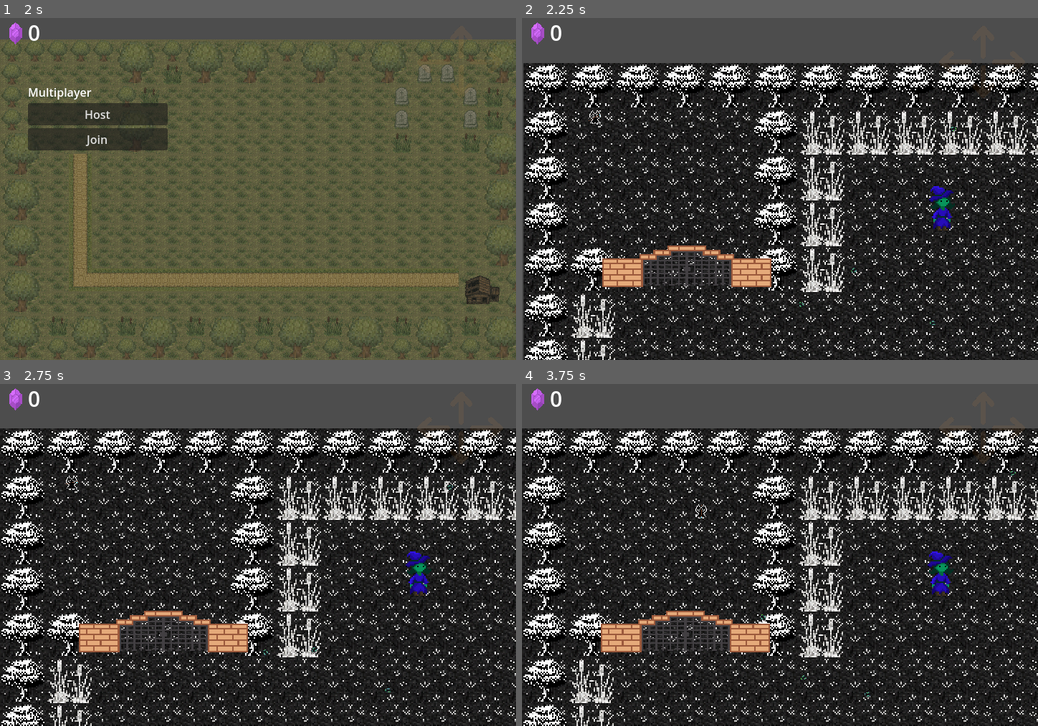
Above: before the commit, frames 1-4 (two rows, left to right).
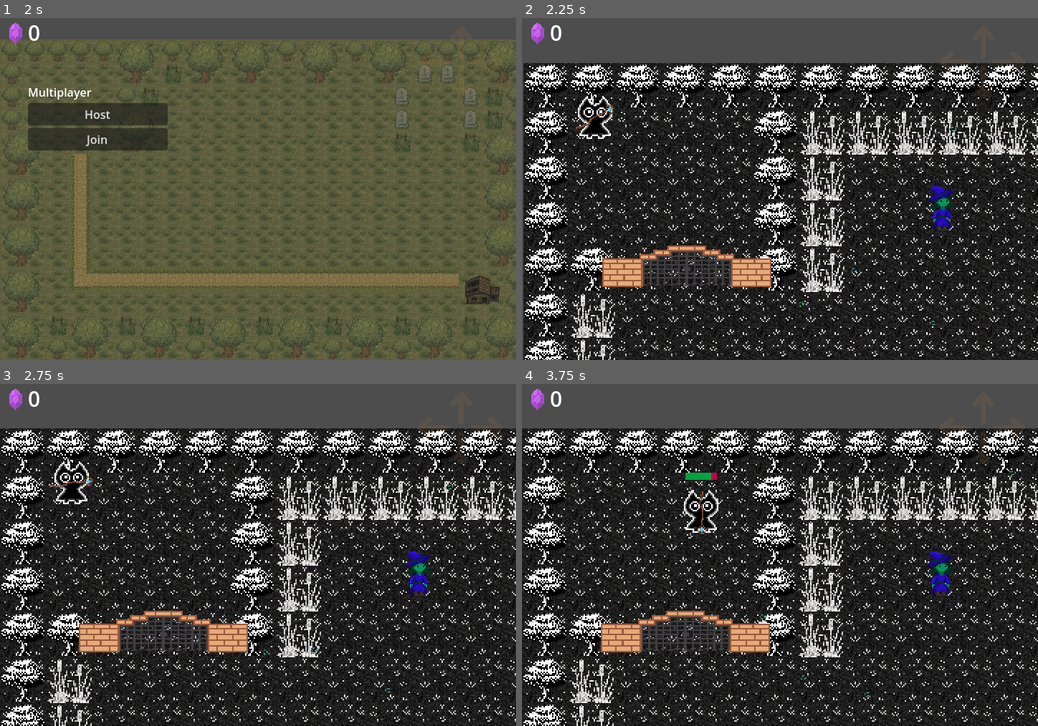
Above: after the commit, the same moments.

Repository: royalcaster/split-souls
Game: Godot game, scene res://scenes/ui/MainMenu.tscn
Same seed, same stepped clock (60 frames per second), same inputs: the game is played once before the commit and once after it. The engine's default icon, where the game draws it, is replaced by a stand-in: a white triangle on a blue panel in a dark square.
Inputs (mouse positions are in pixels of both pictures, inside the frame that each line leads up to):
- Up to frame 1 (2 s): click "Play" at 0.5 s; click "Play" at 1.25 s
- Up to frame 2 (2.25 s): click "Host" at 2 s
- Up to frame 3 (2.75 s): no input
- Up to frame 4 (3.75 s): move the mouse to (939, 572) at 2.77 s; hold Right (move_right) 2.78-3.53 s; click (939, 572) at 2.85 s; move the mouse to (676, 572) at 3.52 s; hold S (move_down) from 3.53 s (still down); click (676, 572) at 3.6 s

Frame 1 is identical in both runs. In frame 2, 0.5% of the frame differs, in the area x 10-18%, y 22-36%; in frame 3, 0.5%; in frame 4, 0.6%, in the area x 31-50%, y 25-77%.

Commit message:
Update player_1.tscn

Diff:
--- a/scenes/player/player_1.tscn
+++ b/scenes/player/player_1.tscn
@@ -25,7 +25,6 @@
 
 [node name="Player1" type="CharacterBody2D" groups=["players"]]
 y_sort_enabled = true
-scale = Vector2(0.319999, 0.319999)
 script = ExtResource("1_hvohr")
 player_1_frames = ExtResource("2_hvohr")
 player_2_frames = ExtResource("3_gok7g")
